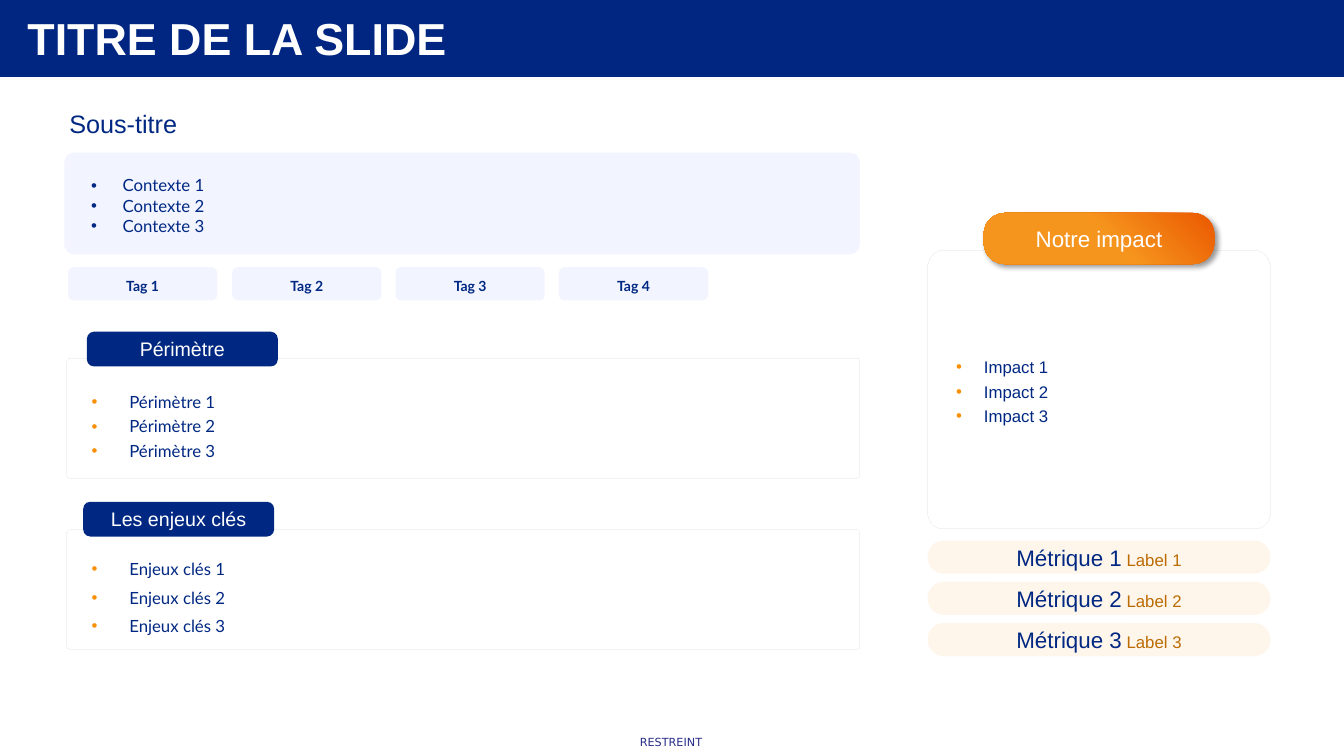
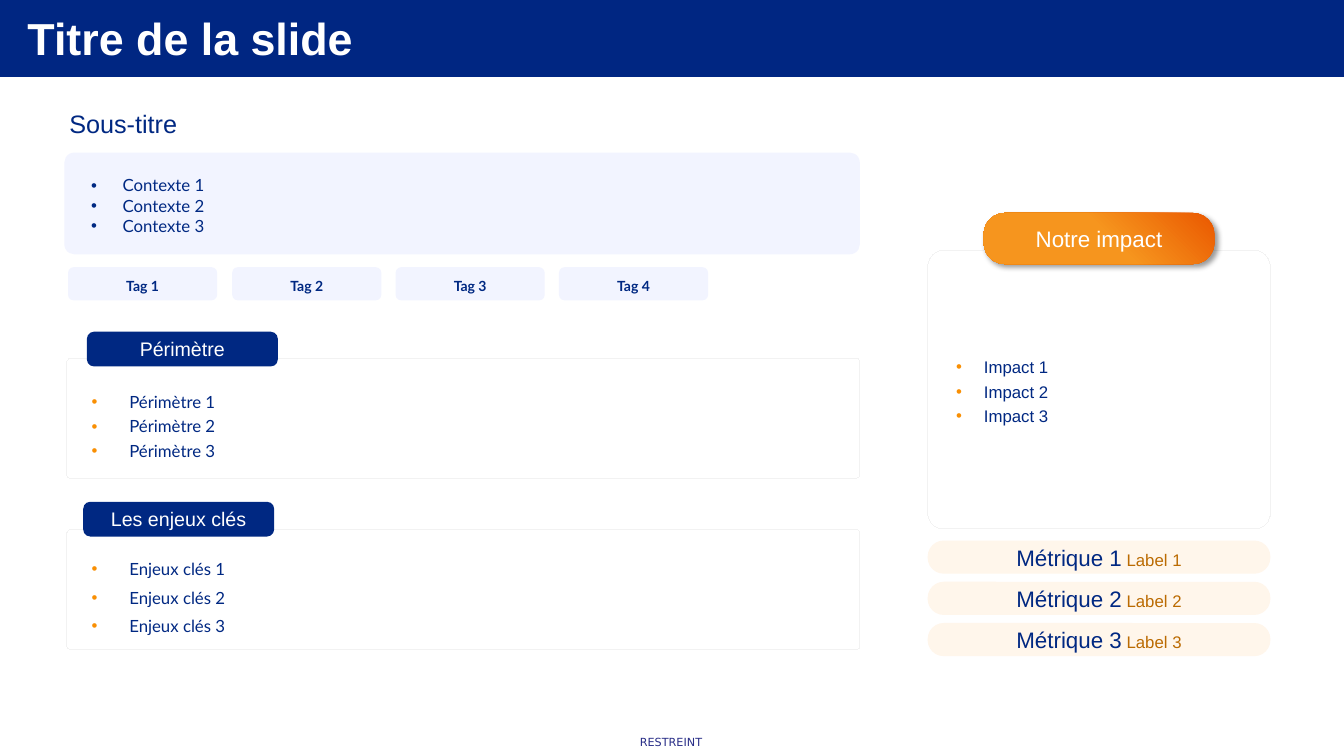
Before and after one commit to WeFiiT/SlideReact, a slide deck: slide 1 of public/SlideReact_template.pptx. Drawn at 1344x756 pixels with LibreOffice and Linux fonts; fonts in the diff are those of the drawing; background and template pictures are left out. Boxes give left, top, right and bottom in pixels: in the first picture for what was removed or moved away, otherwise in the second. Text is boxed around its words. In the diff, an @@ line names an element or a change of style, - is before the commit and + after.

Commit message:
chore: update SlideReact_template.pptx with new content

```diff
--- a/public/SlideReact_template.pptx
+++ b/public/SlideReact_template.pptx
@@ title at (x1=27, y1=22, x2=353, y2=56): text changed @@
-TITRE DE LA SLIDE
+Titre de la slide
```
